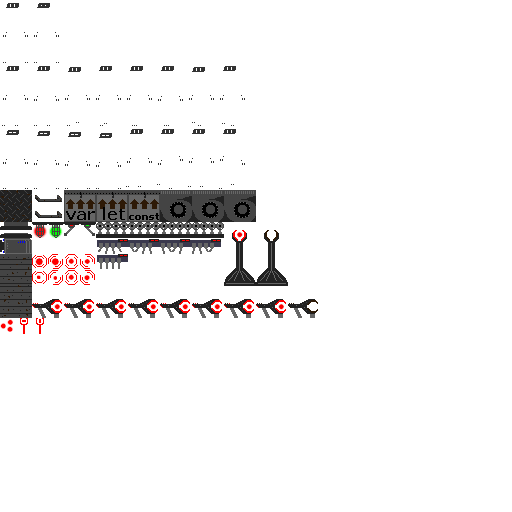
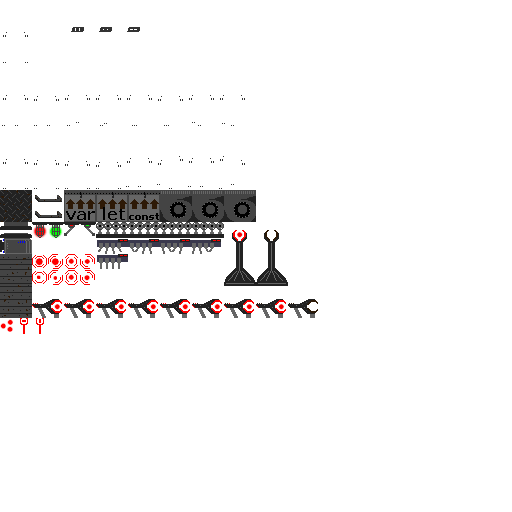
Comparing the layer stacks of the two 512×512 images. Changes:
painted on "Background" over [6, 3, 236, 138]
